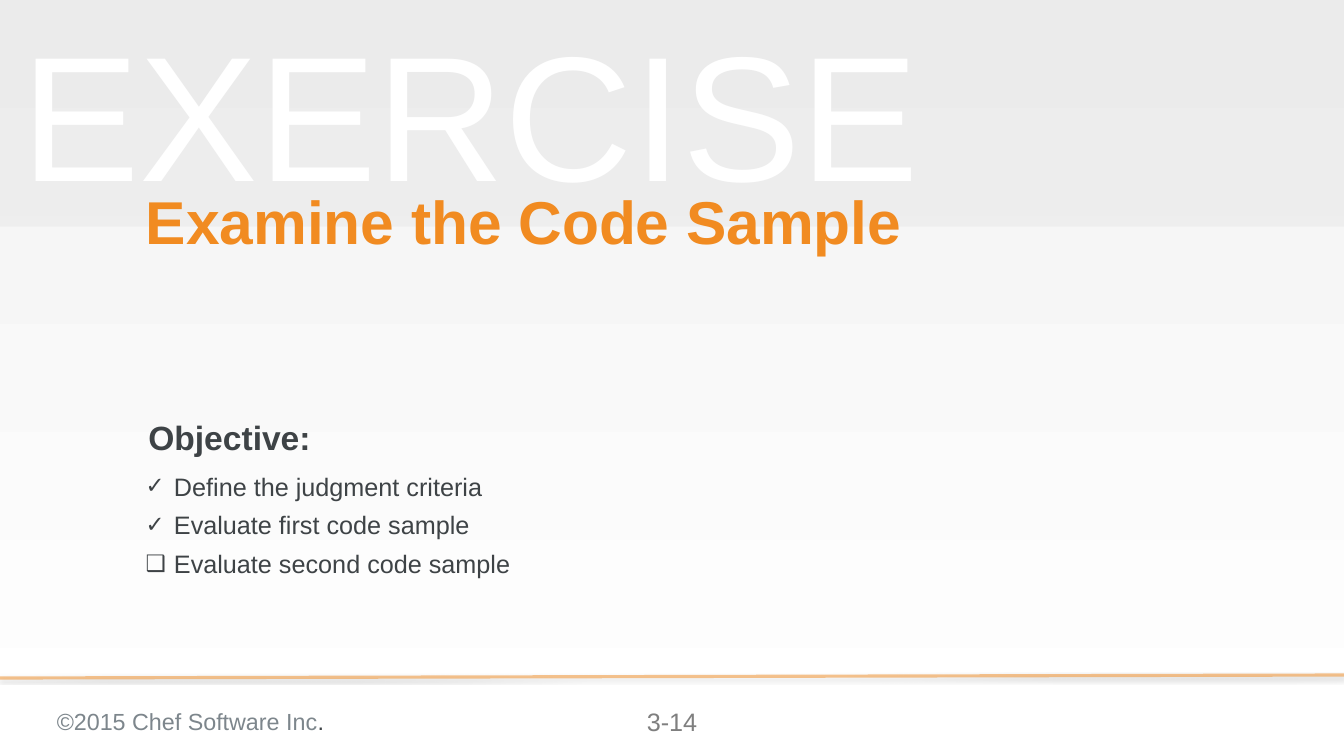
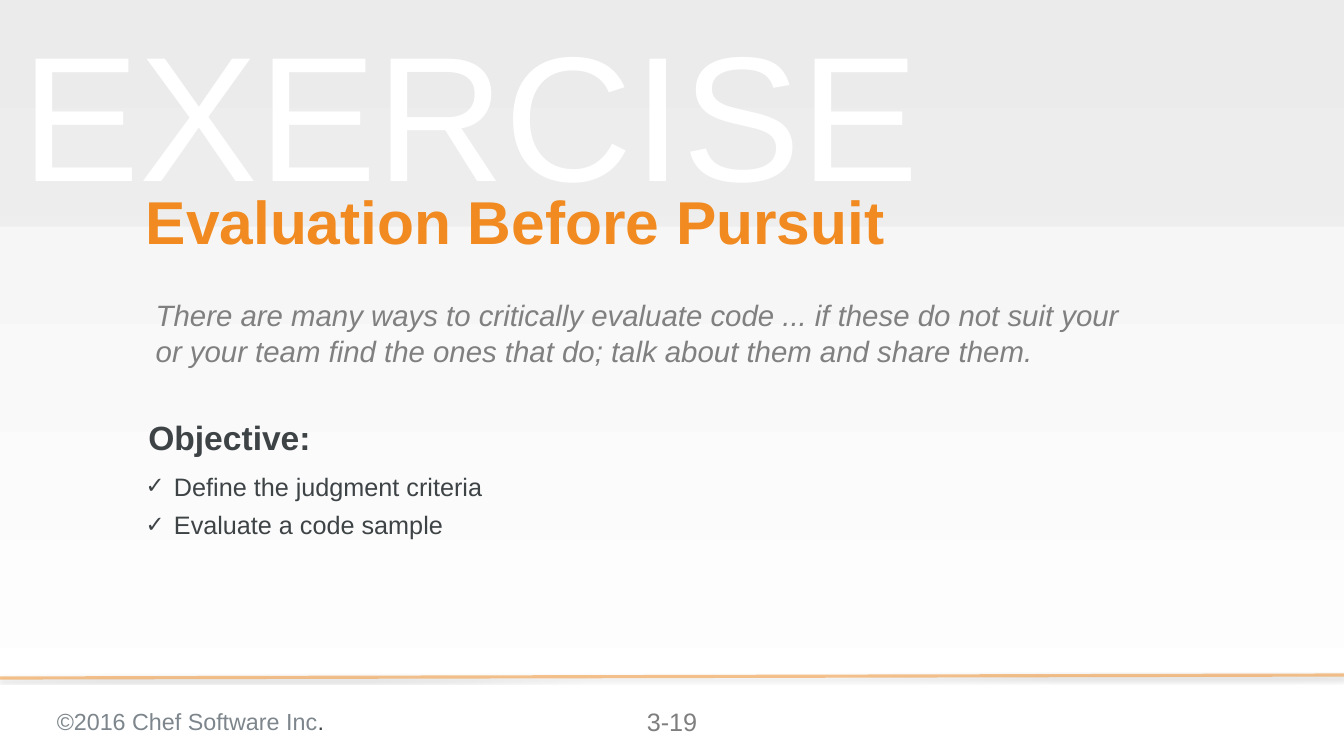
Before and after one commit to chef-training/extending_cookbooks, a slide deck: slide 19 of 03-why_use_custom_resources.pptx (slide 14 before the commit). Drawn at 1344x756 pixels with LibreOffice and Linux fonts; fonts in the diff are those of the drawing; background and template pictures are left out. Boxes give left, top, right and bottom in pixels: in the first picture for what was removed or moved away, otherwise in the second. Text is boxed around its words. In the diff, an @@ line names an element or a change of style, - is before the commit and + after.

Commit message:
Updates to Module 03
* Refines the slides that outline the evaluation criteria
* Changes the code to only evaluate a single code sample

```diff
--- a/03-why_use_custom_resources.pptx
+++ b/03-why_use_custom_resources.pptx
@@ title at (x1=146, y1=200, x2=884, y2=245): text changed @@
-Examine the Code Sample
+Evaluation Before Pursuit
@@ text added at (x1=156, y1=305, x2=1118, y2=368), 28 pt, text #808080, italic @@
+There are many ways to critically evaluate code ... if these do not suit your or your team find the ones that do; talk about them and share them.
@@ text at (x1=174, y1=515, x2=443, y2=540): text changed @@
-✓ Evaluate first code sample
-❑ Evaluate second code sample
+✓ Evaluate a code sample
@@ text at (x1=57, y1=713, x2=324, y2=730): text changed @@
-©2015 Chef Software Inc.
+©2016 Chef Software Inc.
@@ page number at (x1=647, y1=713, x2=697, y2=731): text changed @@
-3-14
+3-19
```
Also in this commit, not shown: 10 other slides changed, 10 slides added, 7 slides removed.
